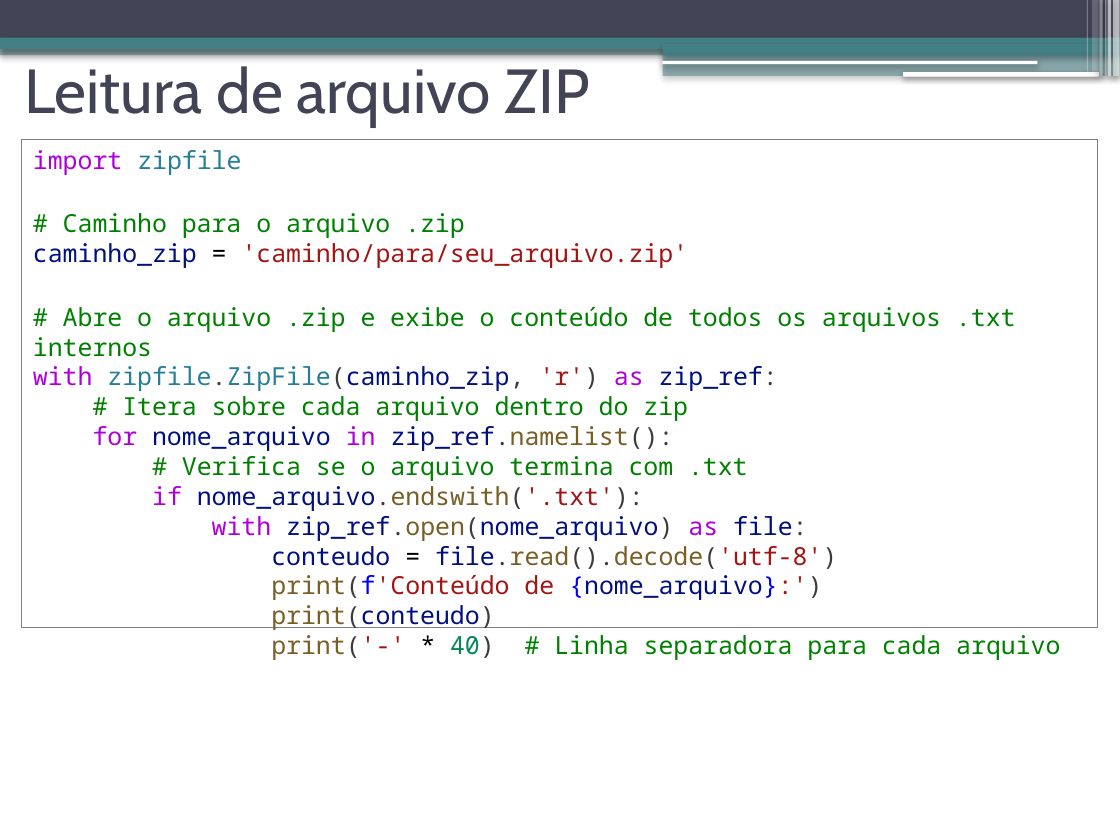
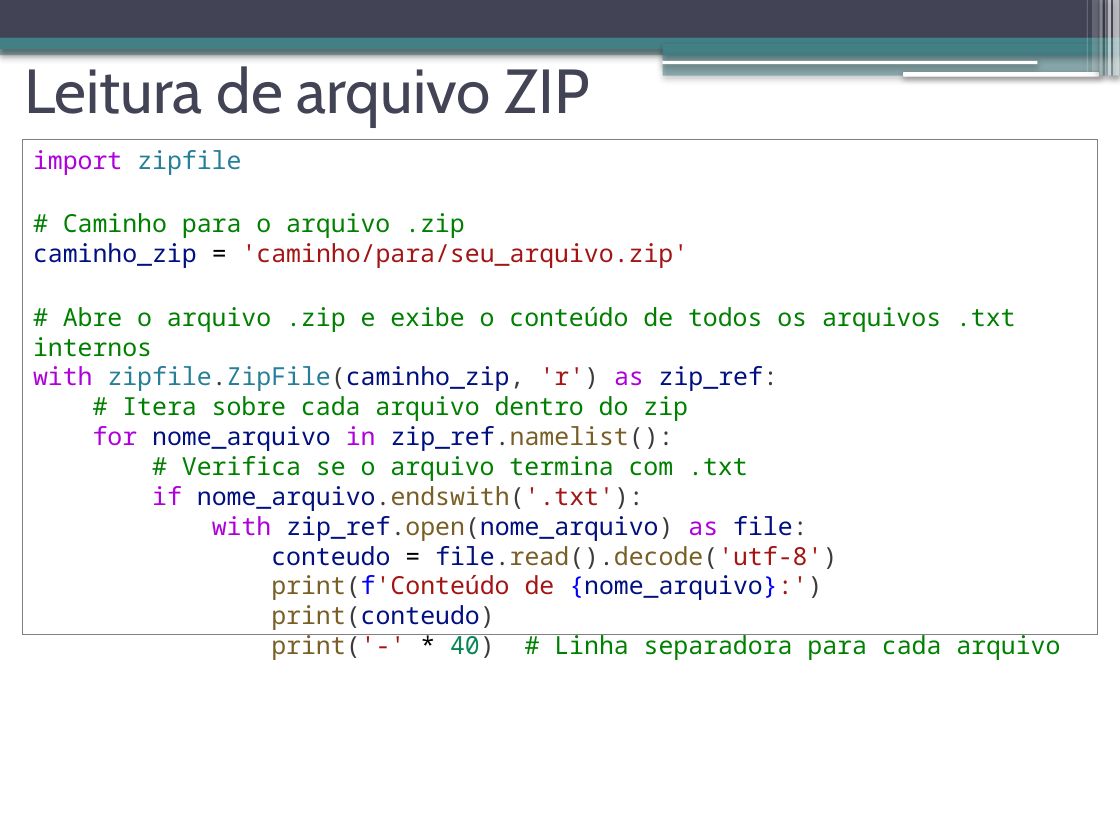
Before and after one commit to jeffersoncarvalho/ufc_2025_2, a slide deck: slide 24 of DES_PER/slides/ds_persist-01-arquivos.pptx. Drawn at 1120x840 pixels with LibreOffice and Linux fonts; fonts in the diff are those of the drawing. Boxes give left, top, right and bottom in pixels: in the first picture for what was removed or moved away, otherwise in the second. Text is boxed around its words. In the diff, an @@ line names an element or a change of style, - is before the commit and + after.

```diff
--- a/DES_PER/slides/ds_persist-01-arquivos.pptx
+++ b/DES_PER/slides/ds_persist-01-arquivos.pptx
@@ rectangle "import zipfile": place and size @@
-rectangle "import zipfile" at [22, 139, 1099, 627]
+rectangle "import zipfile" at [22, 139, 1099, 634]
```
Also in this commit, not shown: 12 other slides changed, 19 other files.
